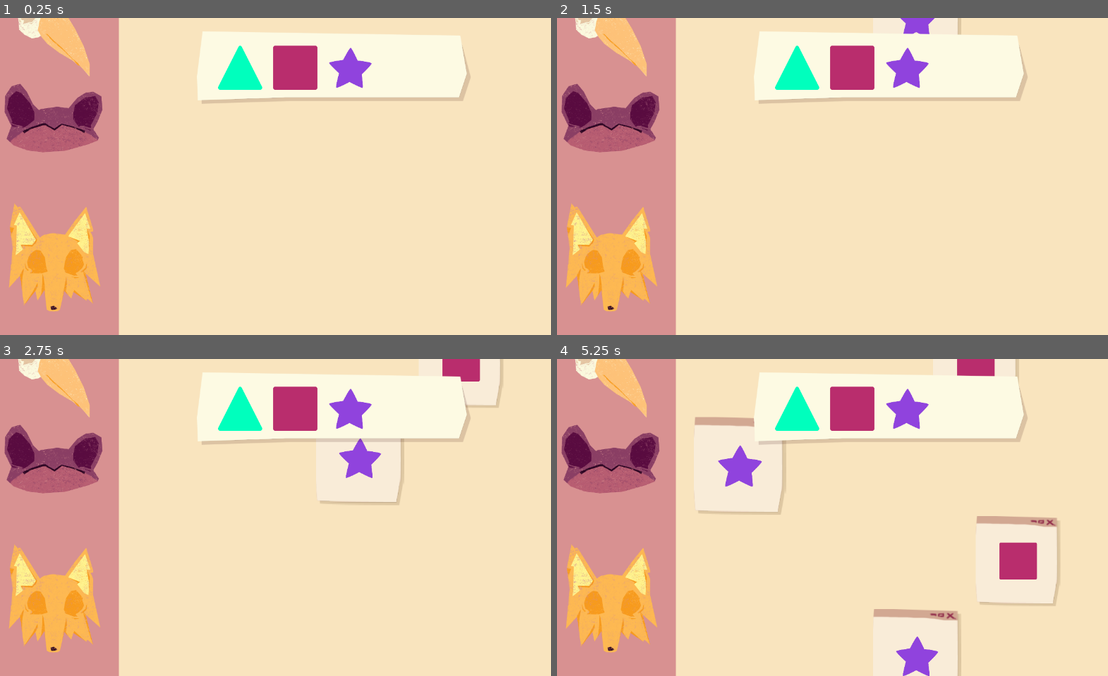
Above: before the commit, frames 1-4 (two rows, left to right).
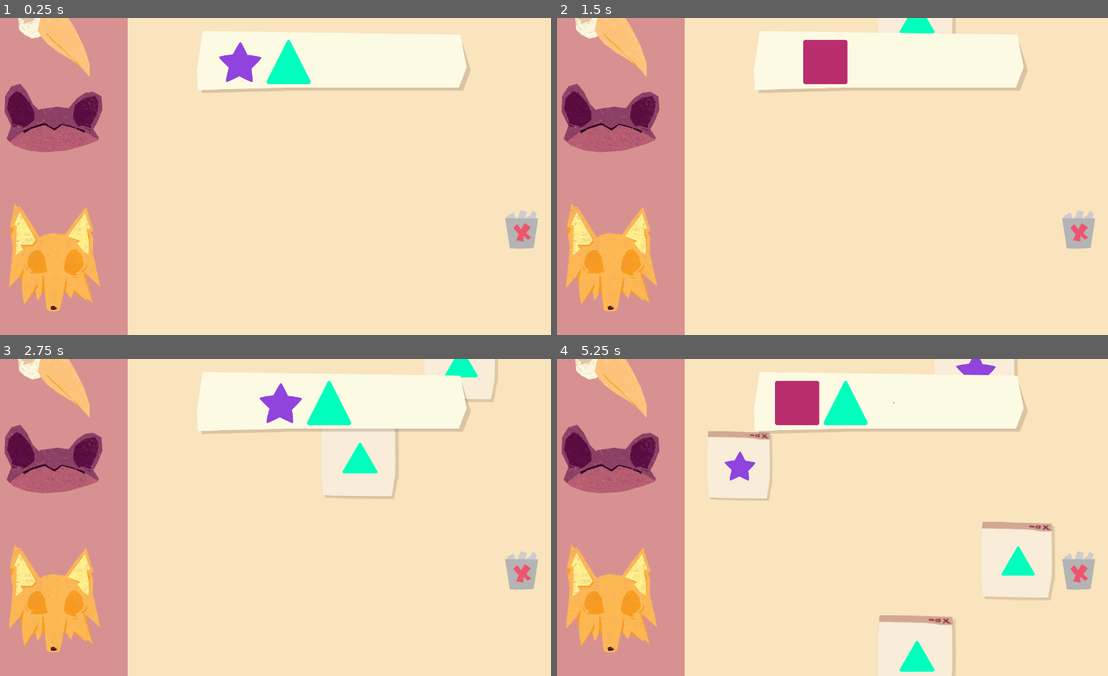
Above: after the commit, the same moments.

Repository: ColchadoM/Paparruchas
Game: Godot game, scene res://Escenas/Ambientes/ZonaJuego.tscn
Same seed, same stepped clock (60 frames per second), same inputs: the game is played once before the commit and once after it.
Inputs (mouse positions are in pixels of both pictures, inside the frame that each line leads up to):
- Up to frame 1 (0.25 s): no input
- Up to frame 2 (1.5 s): tap Enter at 0.5 s; move the mouse to (948, 160) at 0.52 s; hold A (Add, bound only after the commit) 0.53-1.28 s; click (948, 160) at 0.67 s; tap Q (Delete, bound only after the commit) at 0.8, 1.35 s; move the mouse to (711, 192) at 1.27 s; click (711, 192) at 1.42 s
- Up to frame 3 (2.75 s): tap A (Add, bound only after the commit) at 1.55 s; move the mouse to (325, 447) at 2.02 s; hold A (Add, bound only after the commit) from 2.03 s (still down); click (325, 447) at 2.17 s; tap Q (Delete, bound only after the commit) at 2.3 s
- Up to frame 4 (5.25 s): move the mouse to (799, 580) at 2.77 s; release A (Add, bound only after the commit) at 2.78 s; tap Q (Delete, bound only after the commit) at 2.85, 3.8, 4.35 s; click (799, 580) at 2.92 s; tap A (Add, bound only after the commit) at 3.05, 4.55 s; move the mouse to (997, 565) at 3.52 s; hold A (Add, bound only after the commit) 3.53-4.28 s; click (997, 565) at 3.67 s; move the mouse to (656, 469) at 4.27 s; click (656, 469) at 4.42 s; move the mouse to (854, 517) at 5.02 s; hold A (Add, bound only after the commit) from 5.03 s (still down); click (854, 517) at 5.17 s

The runs differ from the first frame. In frame 1, 6.7% of the frame differs, in the area x 21-98%, y 0-100%; in frame 2, 7.1%; in frame 3, 8.8%; in frame 4, 14%.

Commit message:
:sparkles: Se pueden agregar y quitar elementos de la lista de figuras

Diff:
--- a/src/Codigos/Globales/Constants.gd
+++ b/src/Codigos/Globales/Constants.gd
@@ -1,5 +1,6 @@
 extends Node
 
+enum ESTADO_JUEGO {Menu, Jugando}
 enum FIGURA { Triangulo,Cuadro,Estrella }
 # In game constants
 const playableArea : float = 0.25
--- /dev/null
+++ b/src/Codigos/Globales/Manager.gd
@@ -0,0 +1,12 @@
+extends Node
+
+var estadoJuego = Constants.ESTADO_JUEGO.Jugando;
+
+# Variables Zona de Juego
+var empaparruchometro: int = 0;
+
+func _ready():
+	pass # Replace with function body.
+
+func empaparruchar(cantidad=1):
+	empaparruchometro += cantidad
--- /dev/null
+++ b/src/Codigos/Locales/Habitats/Figuras.gd
@@ -0,0 +1,84 @@
+extends NinePatchRect
+
+#Imports
+onready var figurasPaquete = preload("res://Escenas/Objetos/Figura.tscn")
+
+export var figurasIniciales = 2
+export var figurasMax = 3
+var figuras: Array = []
+var cambiando = false;
+
+func _ready():
+	inicializarFiguras()
+
+# Añadir figura (si llega al maximo, elimina la primer figura)
+func inicializarFiguras():
+	for i in figurasIniciales:
+		var pos = 110*i + 50
+		agregarFigura(false,pos)
+
+func _input(event):
+	if event.is_action_pressed("Delete"):
+		quitarFigura()
+	if event.is_action_pressed("Add"):
+		agregarFigura()
+
+#Agregar una figura
+func agregarFigura(animacion=true, newPosX=null):
+	if(figuras.size() >= Constants.FIGURA.size() || figuras.size() >= figurasMax):
+		print("maximo figuras alcanzado");
+		return
+
+	var figura = figurasPaquete.instance();
+	var rng = RandomNumberGenerator.new()
+	rng.randomize();
+	var valorFigura = rng.randi_range(0,Constants.FIGURA.size() -1)
+	while(existFigura(figuras,valorFigura)):
+		valorFigura = rng.randi_range(0,Constants.FIGURA.size() -1)
+	figura.tipo = valorFigura;
+
+	var posX = 110*figuras.size() + 50
+	if(newPosX):
+		posX = newPosX
+	figura.rect_position = Vector2(posX, figura.rect_position.y);
+	add_child(figura);
+	figuras.push_back({'tipo':valorFigura, 'objeto': figura})
+	#Agregar animacion
+	if(animacion):
+		var tween = figura.get_node("Tween")
+		tween.interpolate_property(figura, "rect_scale",
+			Vector2(0,0), Vector2(1, 1), 0.4,
+			Tween.TRANS_EXPO, Tween.EASE_IN)
+		tween.start()
+
+# Quitar la primer figura
+func quitarFigura():
+	if (figuras.size() <= 0):
+		return
+
+	var tween = figuras[0].objeto.get_node("Tween")
+	tween.interpolate_property(figuras[0].objeto, "rect_scale",
+		Vector2(1,1), Vector2(0, 0), 0.4,
+		Tween.TRANS_BACK , Tween.EASE_IN)
+	tween.start()
+	yield(tween, "tween_completed")
+
+	figuras[0].objeto.queue_free()
+	figuras.pop_front();
+
+	recorrerFiguras()
+
+func recorrerFiguras():
+	for f in figuras:
+		var tween = f.objeto.get_node("Tween");
+		var actualPos = f.objeto.rect_position;
+		tween.interpolate_property(f.objeto, "rect_position",
+			Vector2(actualPos.x, actualPos.y), Vector2(actualPos.x -110, actualPos.y), 0.2,
+			Tween.TRANS_LINEAR  , Tween.EASE_IN)
+		tween.start();
+
+func existFigura(array, value):
+	for a in array:
+		if a.tipo == value:
+			return true
+	return false
--- a/src/Codigos/Locales/Habitats/Ventana_wikis.gd
+++ b/src/Codigos/Locales/Habitats/VentanaWikis.gd
@@ -2,6 +2,8 @@
 
 onready var colision = $CollisionShape2D
 onready var sprite = $Sprite
+onready var audioClick = $AudioClick
+onready var tween = $Tween
 export var speed: float = 180;
 
 func _ready():
@@ -21,3 +23,19 @@
 	position.y += speed * delta
 	if(position.y > get_viewport().size.y + get_node("Sprite").texture.get_height()):
 		queue_free()
+
+func _input(event):
+	if event is InputEventMouseButton && event.pressed && event.button_index == BUTTON_LEFT:
+		if sprite.get_rect().has_point(to_local(event.position)):
+			audioClick.play()
+			closeAnimation()
+
+func closeAnimation():
+	tween.interpolate_property(sprite, "scale",
+		sprite.scale, Vector2(0, 0), 0.5,
+		Tween.TRANS_BACK , Tween.EASE_IN)
+	tween.start()
+
+
+func _on_Tween_tween_completed(object, key):
+	queue_free()
--- a/src/Codigos/Locales/Habitats/WikiGenerador.gd
+++ b/src/Codigos/Locales/Habitats/WikiGenerador.gd
@@ -1,7 +1,7 @@
 extends Node2D
 
 #Imports
-onready var wikiPacked = preload("res://Escenas/Habitats/VentanaWiki.tscn")
+onready var wikiPaquete = preload("res://Escenas/Habitats/VentanaWiki.tscn")
 
 var generating:bool = false;
 
@@ -17,7 +17,7 @@
 func spawnWiki():
 	var screenWidth = get_viewport().size.x
 	var playzoneStart = screenWidth * Constants.playableArea;
-	var wiki = wikiPacked.instance();
+	var wiki = wikiPaquete.instance();
 	var wikiH = wiki.get_node("Sprite").texture.get_height();
 	var wikiW = wiki.get_node("Sprite").texture.get_width();
 	wiki.position = Vector2(rand_range(playzoneStart + (wikiW/2),screenWidth -(wikiW/2)) , -(wikiH/2) - 100);
--- /dev/null
+++ b/src/Codigos/Locales/Interfaz/FondoIzqResponsivo.gd
@@ -0,0 +1,16 @@
+extends ColorRect
+
+var sizeX:int = 300;
+var lastWidth:int = 0;
+
+func _ready():
+	changeWidth()
+
+func _process(delta):
+	if(lastWidth != get_viewport().size.x):
+		changeWidth()
+
+func changeWidth():
+	sizeX = get_viewport().size.x * Constants.playableArea
+	set_size(Vector2(sizeX, get_viewport().size.y))
+	lastWidth = get_viewport().size.x
--- a/src/Codigos/Locales/Objetos/Figura.gd
+++ b/src/Codigos/Locales/Objetos/Figura.gd
@@ -1,6 +1,6 @@
 extends Control
 
-export(Constants.FIGURA) var figura;
+export(Constants.FIGURA) var tipo;
 
 func _ready():
 	var figures_data = {
@@ -8,5 +8,5 @@
 		Constants.FIGURA.Cuadro: load("res://Codigos/Locales/Objetos/Cuadro.tres"),
 		Constants.FIGURA.Estrella: load("res://Codigos/Locales/Objetos/Estrella.tres")
 	}
-	var image = get_node("TextureRect")
-	image.texture = figures_data[figura].image
+	var image = get_node("Img")
+	image.texture = figures_data[tipo].image
--- a/src/Escenas/Ambientes/ZonaJuego.tscn
+++ b/src/Escenas/Ambientes/ZonaJuego.tscn
@@ -6,6 +6,8 @@
 [ext_resource path="res://Recursos/Visuales/Sprites/Personajes/Randal.png" type="Texture" id=4]
 [ext_resource path="res://Recursos/Visuales/Sprites/Personajes/Garza.png" type="Texture" id=5]
 [ext_resource path="res://Recursos/Visuales/Sprites/Personajes/Alex.png" type="Texture" id=6]
+[ext_resource path="res://Codigos/Locales/Interfaz/FondoIzqResponsivo.gd" type="Script" id=7]
+[ext_resource path="res://Recursos/Visuales/Interfaz/Bote.png" type="Texture" id=8]
 
 [node name="ZonaJuego" type="Node"]
 
@@ -28,6 +30,7 @@
 anchor_bottom = 1.0
 margin_right = 300.0
 color = Color( 0.847059, 0.568627, 0.568627, 1 )
+script = ExtResource( 7 )
 __meta__ = {
 "_edit_use_anchors_": false
 }
@@ -57,3 +60,8 @@
 position = Vector2( 152.923, 543.828 )
 scale = Vector2( 0.606233, 0.606233 )
 texture = ExtResource( 6 )
+
+[node name="Bote" type="Sprite" parent="."]
+position = Vector2( 1213.29, 480.08 )
+scale = Vector2( 0.3, 0.3 )
+texture = ExtResource( 8 )
--- a/src/Escenas/Habitats/Figuras.tscn
+++ b/src/Escenas/Habitats/Figuras.tscn
@@ -1,7 +1,7 @@
 [gd_scene load_steps=3 format=2]
 
-[ext_resource path="res://Escenas/Objetos/Figura.tscn" type="PackedScene" id=1]
 [ext_resource path="res://Recursos/Visuales/Interfaz/bg_figuras.png" type="Texture" id=2]
+[ext_resource path="res://Codigos/Locales/Habitats/Figuras.gd" type="Script" id=3]
 
 [node name="Figuras" type="NinePatchRect"]
 anchor_right = 1.0
@@ -10,20 +10,7 @@
 margin_right = -175.0
 margin_bottom = 200.0
 texture = ExtResource( 2 )
+script = ExtResource( 3 )
 __meta__ = {
 "_edit_use_anchors_": false
 }
-
-[node name="Figure" parent="." instance=ExtResource( 1 )]
-margin_left = 50.0
-margin_right = 150.0
-
-[node name="Figure2" parent="." instance=ExtResource( 1 )]
-margin_left = 175.0
-margin_right = 275.0
-figura = 1
-
-[node name="Figure3" parent="." instance=ExtResource( 1 )]
-margin_left = 300.0
-margin_right = 400.0
-figura = 2
--- a/src/Escenas/Habitats/GUI.tscn
+++ b/src/Escenas/Habitats/GUI.tscn
@@ -11,3 +11,4 @@
 }
 
 [node name="Figures" parent="." instance=ExtResource( 1 )]
+margin_bottom = 175.0
--- a/src/Escenas/Habitats/VentanaWiki.tscn
+++ b/src/Escenas/Habitats/VentanaWiki.tscn
@@ -1,8 +1,9 @@
-[gd_scene load_steps=5 format=2]
+[gd_scene load_steps=6 format=2]
 
 [ext_resource path="res://Recursos/Visuales/Interfaz/Wiki.png" type="Texture" id=1]
-[ext_resource path="res://Codigos/Locales/Habitats/Ventana_wikis.gd" type="Script" id=2]
+[ext_resource path="res://Codigos/Locales/Habitats/VentanaWikis.gd" type="Script" id=2]
 [ext_resource path="res://Recursos/Visuales/Sprites/Figuras/Cuadro.png" type="Texture" id=3]
+[ext_resource path="res://Recursos/Sonoros/Incidentales/Click.mp3" type="AudioStream" id=4]
 
 [sub_resource type="RectangleShape2D" id=1]
 extents = Vector2( 97.1728, 110.036 )
@@ -28,3 +29,10 @@
 [node name="CollisionShape2D" type="CollisionShape2D" parent="."]
 position = Vector2( -3, 0 )
 shape = SubResource( 1 )
+
+[node name="AudioClick" type="AudioStreamPlayer" parent="."]
+stream = ExtResource( 4 )
+
+[node name="Tween" type="Tween" parent="."]
+
+[connection signal="tween_completed" from="Tween" to="." method="_on_Tween_tween_completed"]
--- a/src/Escenas/Objetos/Figura.tscn
+++ b/src/Escenas/Objetos/Figura.tscn
@@ -9,12 +9,13 @@
 margin_top = -50.0
 margin_right = 100.0
 margin_bottom = 50.0
+rect_pivot_offset = Vector2( 50, 50 )
 script = ExtResource( 2 )
 __meta__ = {
 "_edit_use_anchors_": false
 }
 
-[node name="TextureRect" type="TextureRect" parent="."]
+[node name="Img" type="TextureRect" parent="."]
 anchor_right = 1.0
 anchor_bottom = 1.0
 texture = ExtResource( 1 )
@@ -22,3 +23,5 @@
 __meta__ = {
 "_edit_use_anchors_": false
 }
+
+[node name="Tween" type="Tween" parent="."]
--- a/src/project.godot
+++ b/src/project.godot
@@ -35,6 +35,19 @@
 window/stretch/mode="viewport"
 window/stretch/aspect="expand"
 
+[input]
+
+Delete={
+"deadzone": 0.5,
+"events": [ Object(InputEventKey,"resource_local_to_scene":false,"resource_name":"","device":0,"alt":false,"shift":false,"control":false,"meta":false,"command":false,"pressed":false,"scancode":81,"unicode":0,"echo":false,"script":null)
+ ]
+}
+Add={
+"deadzone": 0.5,
+"events": [ Object(InputEventKey,"resource_local_to_scene":false,"resource_name":"","device":0,"alt":false,"shift":false,"control":false,"meta":false,"command":false,"pressed":false,"scancode":65,"unicode":0,"echo":false,"script":null)
+ ]
+}
+
 [physics]
 
 2d/default_gravity_vector=Vector2( 0, 10 )
Not shown: 1 places in src/Escenas/Ambientes/ZonaJuego.tscn that only renumber resources
Not shown, changed: src/Recursos/Sonoros/Incidentales/Click.mp3.import
Binary file added: src/Recursos/Visuales/Interfaz/Bote.png
Not shown, added: src/Recursos/Visuales/Interfaz/Bote.png.import
